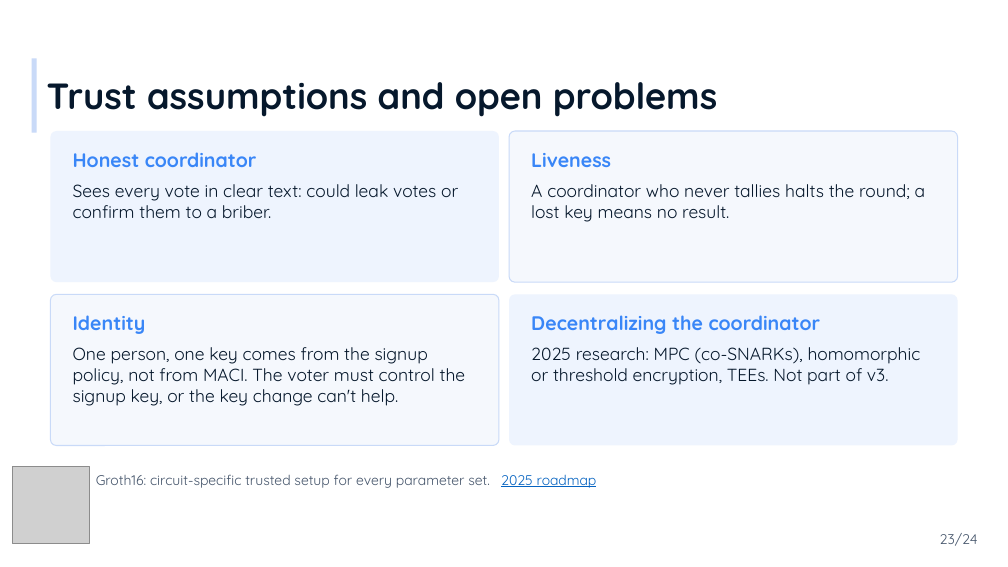
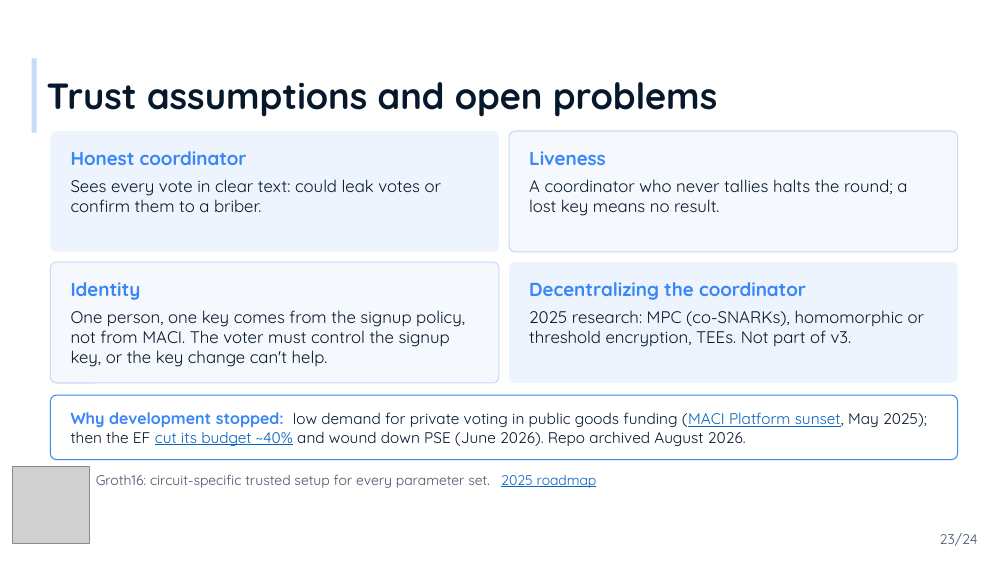
Before and after one commit to radojevicMihailo/ZK-kurs, a slide deck: slide 23 of maci/ZKP MA - MACI.pptx. Drawn at 1008x567 pixels with LibreOffice and Linux fonts; fonts in the diff are those of the drawing; grey boxes stand for pictures; background and template pictures are left out. Boxes give left, top, right and bottom in pixels: in the first picture for what was removed or moved away, otherwise in the second. Text is boxed around its words. In the diff, an @@ line names an element or a change of style, - is before the commit and + after.

```diff
--- a/maci/ZKP MA - MACI.pptx
+++ b/maci/ZKP MA - MACI.pptx
@@ rounded rectangle: place and size @@
-rounded rectangle at (50,131,499,282)
+rounded rectangle at (50,131,499,252)
@@ text "Honest coordinator" at (71,151,441,212): size 14 to 13.5 pt in "Honest coordinator"; size 12.5 to 12 pt in "Sees every vote in clear text: could ..."; less space between paragraphs @@
@@ rounded rectangle: place and size @@
-rounded rectangle at (509,131,958,282)
+rounded rectangle at (509,131,958,252)
@@ text "Liveness" at (529,151,907,216): size 14 to 13.5 pt in "Liveness"; size 12.5 to 12 pt in "A coordinator who never tallies halts the ..."; less space between paragraphs @@
@@ rounded rectangle: place and size @@
-rounded rectangle at (50,294,499,446)
+rounded rectangle at (50,262,499,383)
@@ proportions changed in 4 elements at (50,131,499,252), (509,131,958,252), (50,262,499,383), (509,262,958,383) @@
@@ rounded rectangle: place and size @@
-rounded rectangle at (509,294,958,446)
+rounded rectangle at (509,262,958,383)
@@ text "Identity": place and size @@
-text "Identity" at (73,315,466,406)
+text "Identity" at (71,282,465,367)
@@ text "Identity" at (71,282,465,367): size 14 to 13.5 pt in "Identity"; size 12.5 to 12 pt; less space between paragraphs @@
@@ text "Decentralizing the coordinator": place and size @@
-text "Decentralizing the coordinator" at (531,315,921,385)
+text "Decentralizing the coordinator" at (529,282,924,347)
@@ text "Decentralizing the coordinator" at (529,282,924,347): size 14 to 13.5 pt in "Decentralizing the coordinator"; size 12.5 to 12 pt in "2025 research: MPC (co-SNARKs), homomorphic or threshold ..."; less space between paragraphs @@
@@ rounded rectangle added at (50,395,958,460), fill #FFFFFF, outline #3986F7 0.75 pt @@
@@ text added at (71,412,927,446), 11 pt, text #06182C @@
+Why development stopped: low demand for private voting in public goods funding (MACI Platform sunset, May 2025); then the EF cut its budget ~40% and wound down PSE (June 2026). Repo archived August 2026.
```
Also in this commit, not shown: 1 other slide changed, 2 other files.
